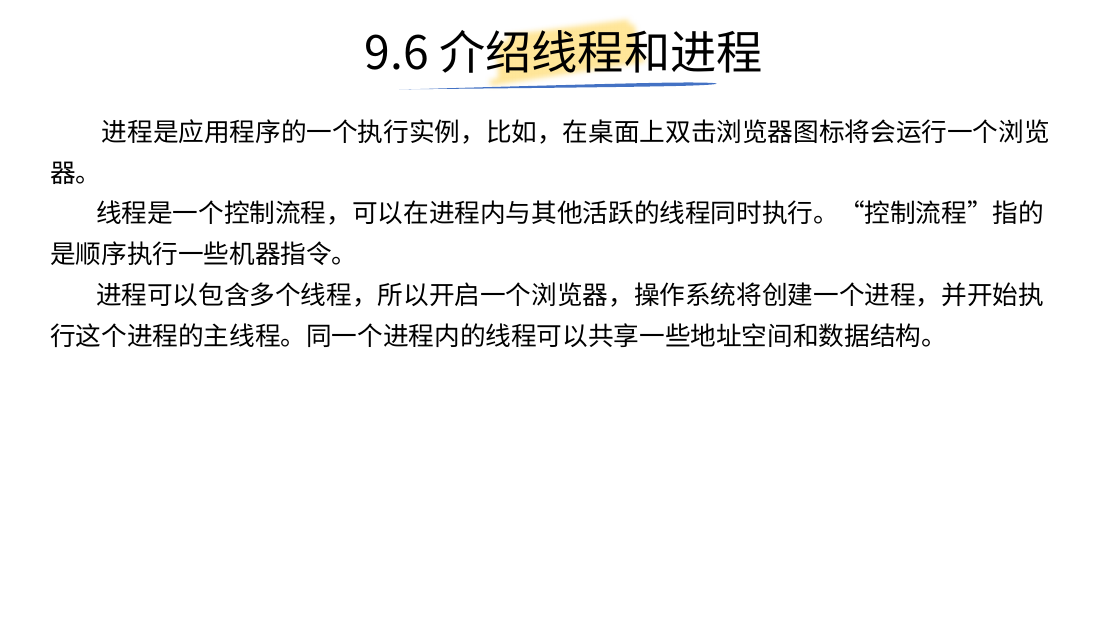
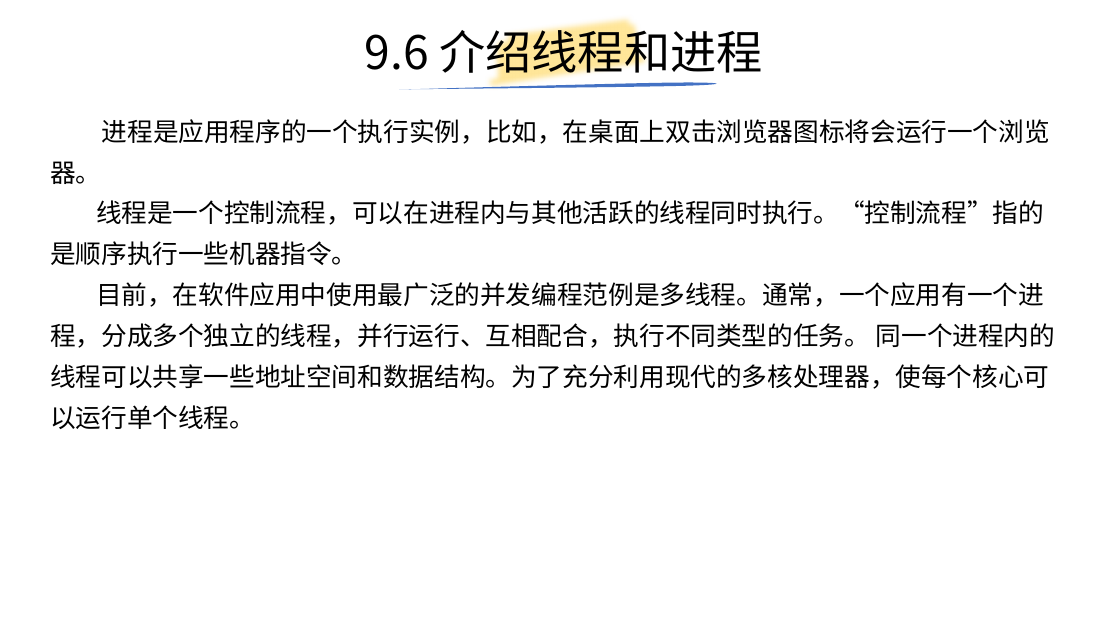
Before and after one commit to yiwenliu/CorePython, a slide deck: slide 85 of PPT/CorePython.pptx. Drawn at 1120x630 pixels with LibreOffice and Linux fonts; fonts in the diff are those of the drawing. Boxes give left, top, right and bottom in pixels: in the first picture for what was removed or moved away, otherwise in the second. Text is boxed around its words. In the diff, an @@ line names an element or a change of style, - is before the commit and + after.

```diff
--- a/PPT/CorePython.pptx
+++ b/PPT/CorePython.pptx
@@ text at [50, 282, 1055, 429]: text changed @@
-进程可以包含多个线程，所以开启一个浏览器，操作系统将创建一个进程，并开始执行这个进程的主线程。同一个进程内的线程可以共享一些地址空间和数据结构。
+目前，在软件应用中使用最广泛的并发编程范例是多线程。通常，一个应用有一个进程，分成多个独立的线程，并行运行、互相配合，执行不同类型的任务。 同一个进程内的线程可以共享一些地址空间和数据结构。为了充分利用现代的多核处理器，使每个核心可以运行单个线程。
```
Also in this commit, not shown: 23 other slides changed, 5 slides added, 5 slides removed, 12 other files.
